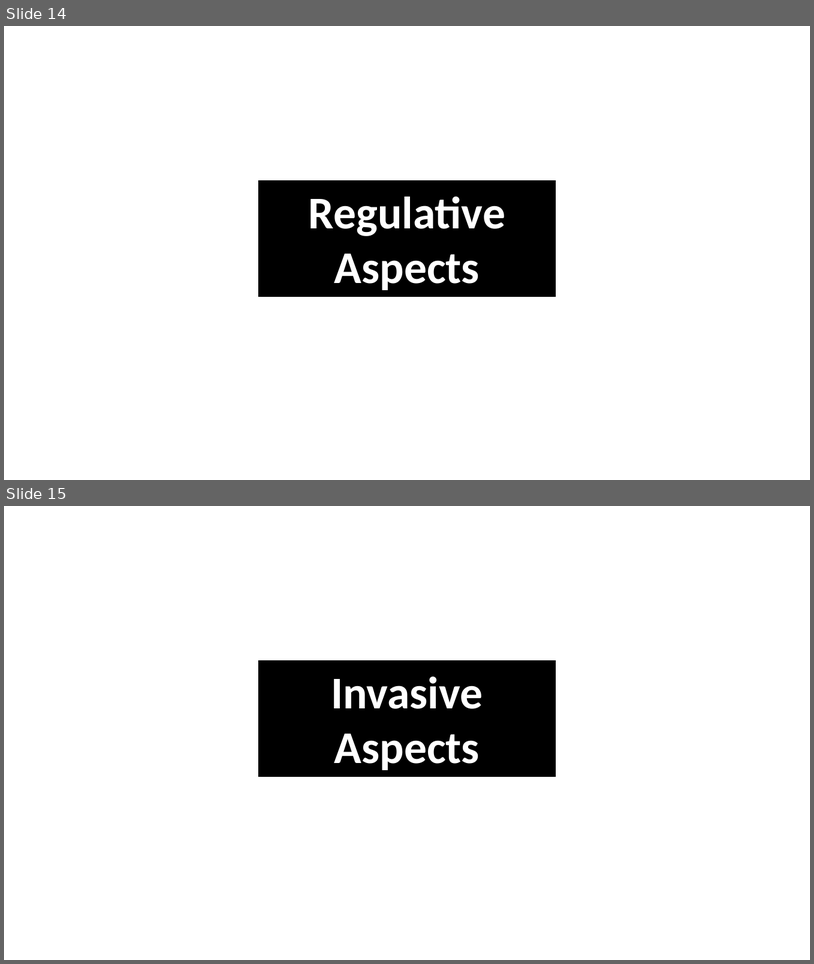
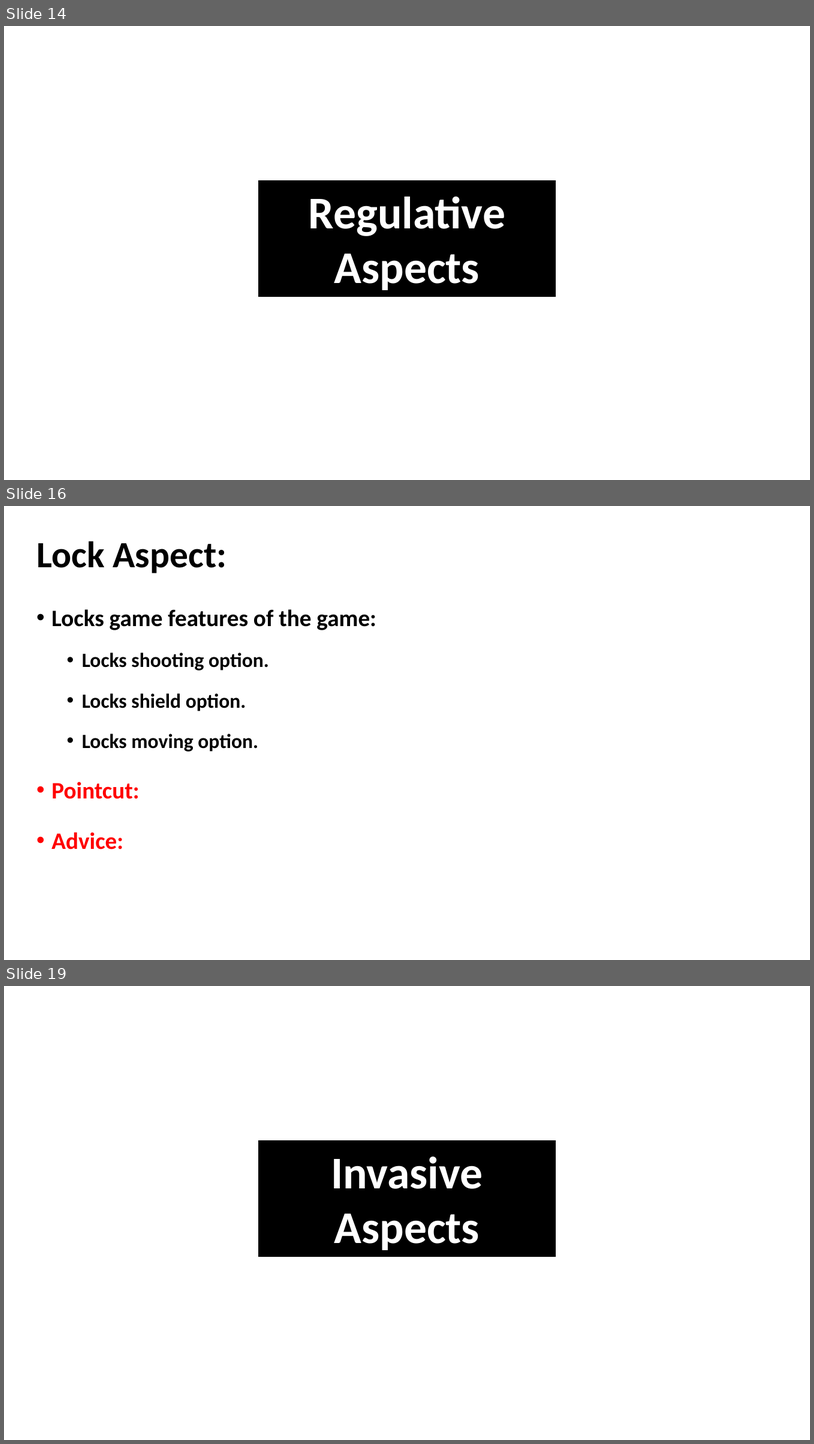
Before and after one commit to akotek/AOP, a slide deck: src/Final Project Presentation.pptx. Shown one above the other, each under a label of ours: slides 14 and 15 before the commit, slides 14, 16 and 19 after it; the slides between them are not shown. The pictures are 814x964 and 814x1444 pixels, drawn with LibreOffice and Linux fonts; fonts in the diff are those of the drawing. Boxes give left, top, right and bottom in pixels: in the first picture for what was removed or moved away, otherwise in the second. Text is boxed around its words. In the diff, an @@ line names an element or a change of style, - is before the commit and + after.

```diff
--- a/src/Final Project Presentation.pptx
+++ b/src/Final Project Presentation.pptx
@@ slide 16 added at <box>4,506,810,960</box>, background #FFFFFF @@
@@ title added at <box>36,541,227,573</box>, 44 pt, text #000000, bold @@
+Lock Aspect:
@@ text added at <box>51,609,377,849</box>, 24 pt, text #000000, bold @@
+• Locks game features of the game:
+  • Locks shooting option.
+  • Locks shield option.
+  • Locks moving option.
+• Pointcut:
+• Advice:
@@ what was slide 15 is now slide 19 @@
```
Also in this commit, not shown: 5 slides changed, 3 other slides added, 1 other file.
